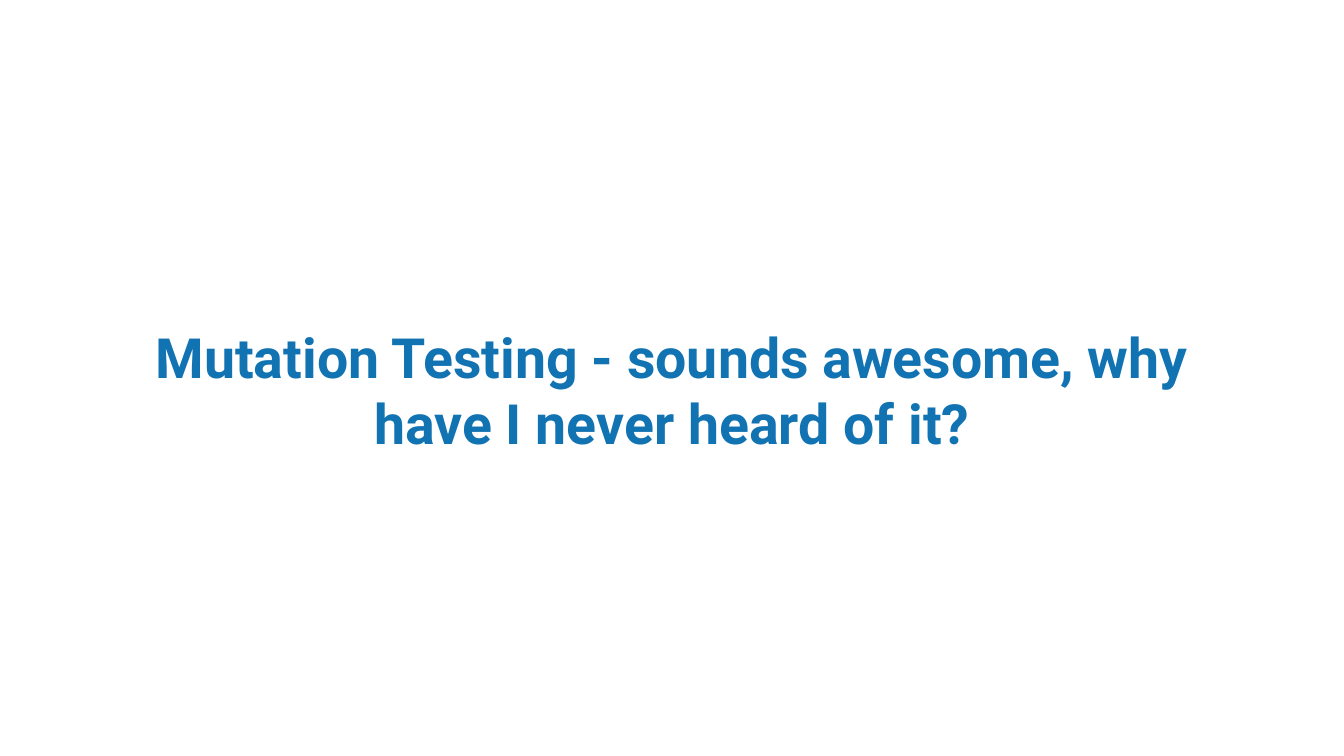
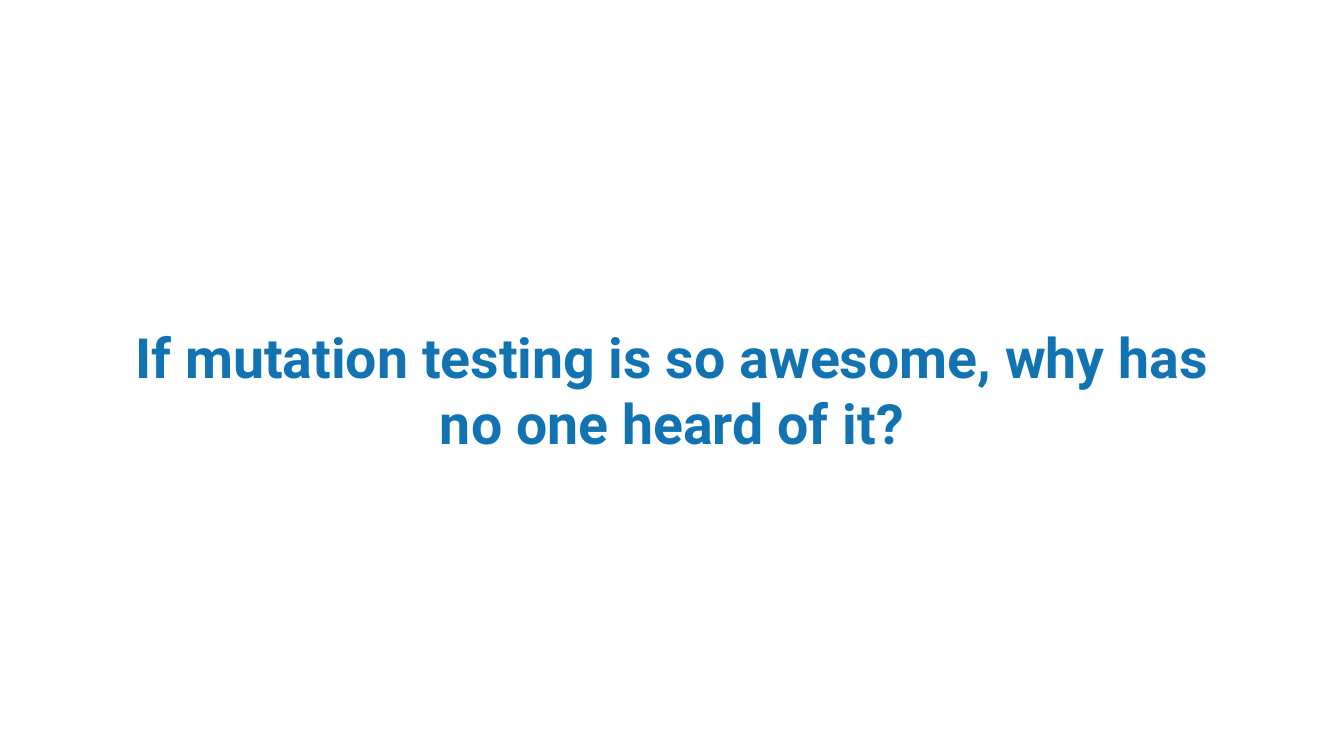
Before and after one commit to MatthewYKnowles/dev-nexus-2020, a slide deck: slide 17 of Who Watches the Watchmen Dev Nexus 2020.pptx. Drawn at 1344x756 pixels with LibreOffice and Linux fonts; fonts in the diff are those of the drawing; background and template pictures are left out. Boxes give left, top, right and bottom in pixels: in the first picture for what was removed or moved away, otherwise in the second. Text is boxed around its words. In the diff, an @@ line names an element or a change of style, - is before the commit and + after.

```diff
--- a/Who Watches the Watchmen Dev Nexus 2020.pptx
+++ b/Who Watches the Watchmen Dev Nexus 2020.pptx
@@ title at [135, 336, 1207, 445]: text changed @@
-Mutation Testing - sounds awesome, why have I never heard of it?
+If mutation testing is so awesome, why has no one heard of it?
```
Also in this commit, not shown: 7 other slides changed, 1 slide added, 1 slide removed, 1 other file.
